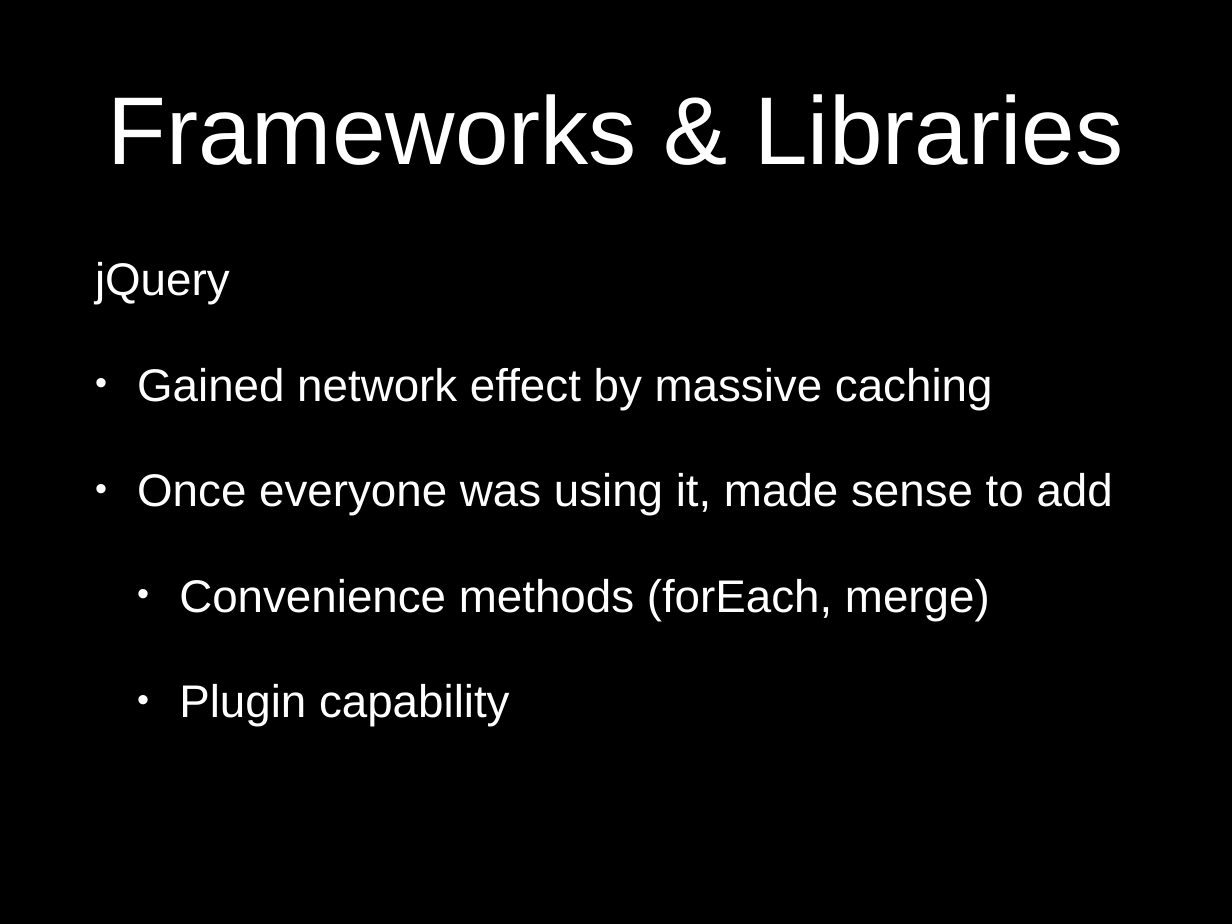
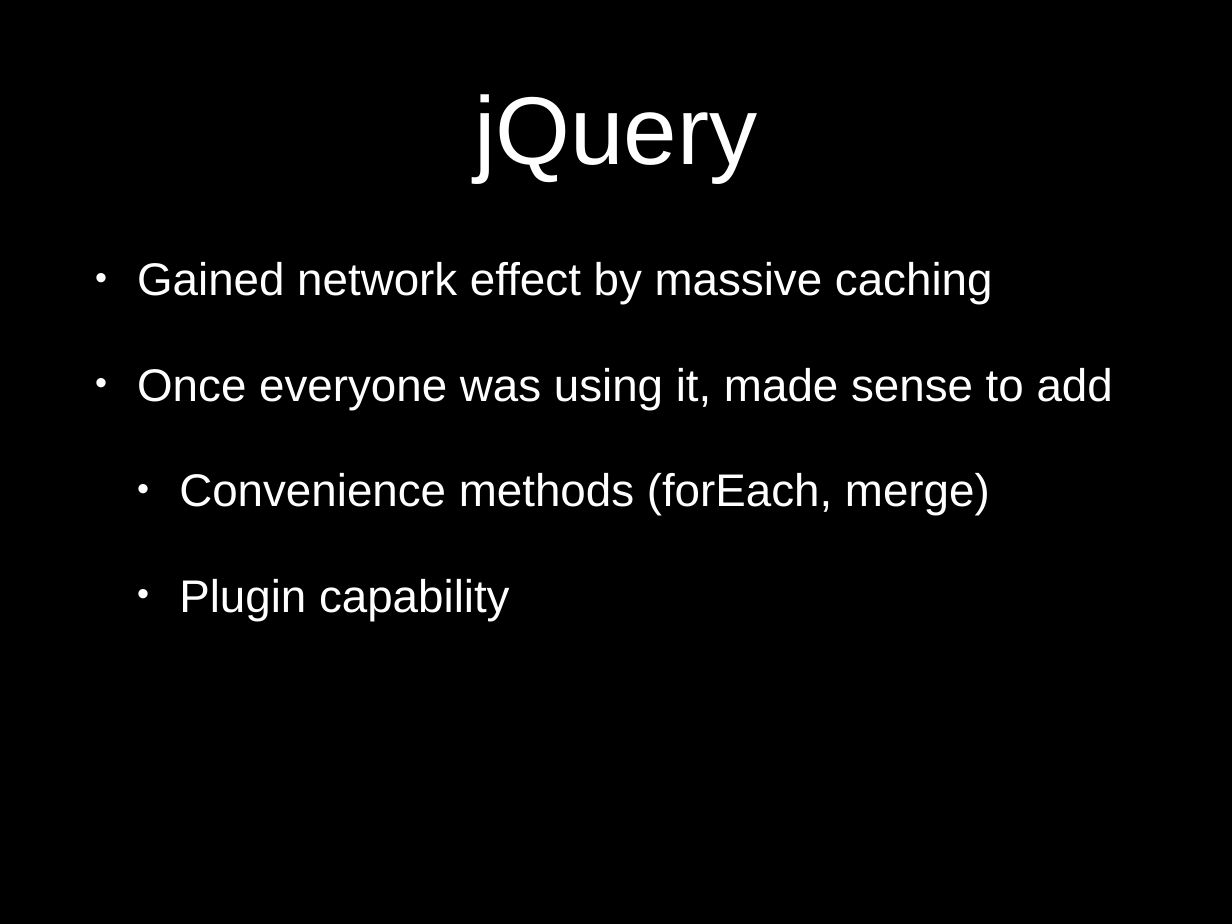
Before and after one commit to eliasjames/training-web-dev, a slide deck: slide 32 of intro-to-web-dev/slides/powerpoint/day3.pptx (slide 25 before the commit). Drawn at 1232x924 pixels with LibreOffice and Linux fonts; fonts in the diff are those of the drawing. Boxes give left, top, right and bottom in pixels: in the first picture for what was removed or moved away, otherwise in the second. Text is boxed around its words. In the diff, an @@ line names an element or a change of style, - is before the commit and + after.

```diff
--- a/intro-to-web-dev/slides/powerpoint/day3.pptx
+++ b/intro-to-web-dev/slides/powerpoint/day3.pptx
@@ title at [474,94,757,182]: text changed @@
-Frameworks & Libraries
+jQuery
@@ text at [95,262,230,305]: paragraph removed @@
-jQuery
```
Also in this commit, not shown: 5 other slides changed, 11 slides added, 3 slides removed.
